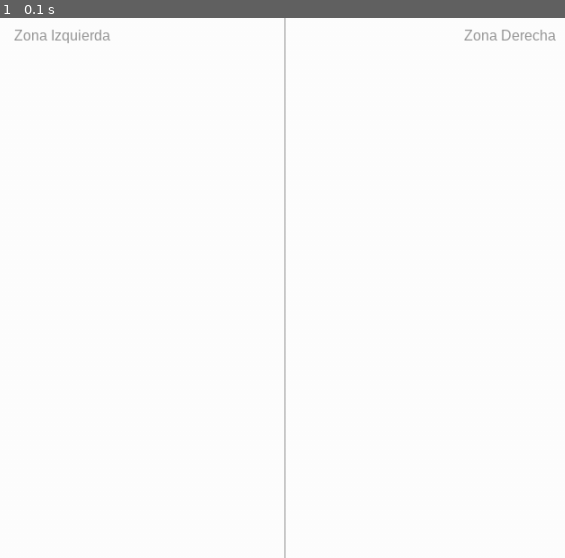
Above: before the commit, frame 1.
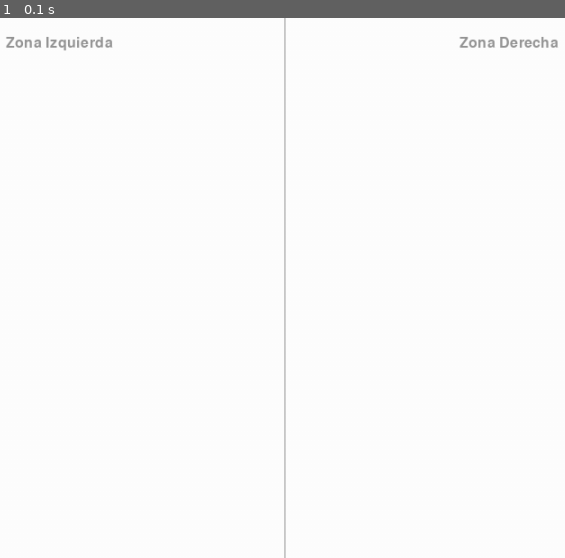
Above: after the commit, the same moment.

Repository: leddd/telar_mj
Game: pygame game, started from pygame_test.py
Same seed, same stepped clock (60 frames per second), same inputs: the game is played once before the commit and once after it.
Inputs:
- Up to frame 1 (0.1 s): no input

The runs differ from the first frame. In frame 1, 0.6% of the frame differs, in the area x 1-99%, y 2-7%.

Commit message:
Update pygame_test.py

Diff:
--- a/pygame_test.py
+++ b/pygame_test.py
@@ -1,106 +1,109 @@
 import pygame
+import math
 import random
-import math
-from pygame.math import Vector2
+import sys
 
+# Setup
 pygame.init()
-
 WIDTH, HEIGHT = 1000, 600
 FPS = 60
-NUM_KEYS = 12
-KEYS = ['a','w','s','e','d','f','t','g','y','h','u','j']
-
 screen = pygame.display.set_mode((WIDTH, HEIGHT))
-pygame.display.set_caption("Visual Keyboard")
+pygame.display.set_caption("Bezier Key Visualizer")
 clock = pygame.time.Clock()
 
-font = pygame.font.SysFont("Arial", 16)
-
-frame_count = 0
+# Key mapping
+KEYS = ['a','w','s','e','d','f','t','g','y','h','u','j']
+NUM_KEYS = len(KEYS)
 
 class KeyStroke:
     def __init__(self, idx):
         self.idx = idx
-        self.duration = FPS * 2  # 2 seconds
+        self.duration = FPS * 2
         self.start_frame = -self.duration
         self.original_curves = []
         self.animated_curves = []
 
-        base_x = ((idx / (NUM_KEYS - 1)) * (WIDTH - 40)) + 20
+        base_x = (idx / (NUM_KEYS - 1)) * (WIDTH - 40) + 20
         base_y = HEIGHT // 2
-        self.base_pos = Vector2(base_x, base_y)
+        self.base_pos = (base_x, base_y)
 
     def generate_curves(self):
         self.original_curves.clear()
         self.animated_curves.clear()
         for _ in range(3):
             ampl = random.uniform(40, 120)
-            base_curve = [self.base_pos + Vector2(random.uniform(-ampl, ampl), random.uniform(-ampl, ampl)) for _ in range(4)]
-            self.original_curves.append(base_curve)
-            self.animated_curves.append([pt.copy() for pt in base_curve])
+            curve = []
+            for _ in range(4):
+                x = self.base_pos[0] + random.uniform(-ampl, ampl)
+                y = self.base_pos[1] + random.uniform(-ampl, ampl)
+                curve.append([x, y])
+            self.original_curves.append(curve)
+            self.animated_curves.append([p.copy() for p in curve])
 
-    def activate(self):
+    def activate(self, frame):
         self.generate_curves()
-        self.start_frame = frame_count
+        self.start_frame = frame
 
-    def update(self, surface):
-        frames_passed = frame_count - self.start_frame
+    def update(self, frame, surface):
+        frames_passed = frame - self.start_frame
         if frames_passed < 0 or frames_passed > self.duration:
             return
 
         pct = frames_passed / self.duration
         if pct < 0.25:
-            alpha = int(pct / 0.25 * 255)
+            alpha = int(255 * (pct / 0.25))
         elif pct > 0.75:
-            alpha = int((1 - (pct - 0.75) / 0.25) * 255)
+            alpha = int(255 * ((1 - pct) / 0.25))
         else:
             alpha = 255
+
+        stroke_color = (0, 0, 0, alpha)
+        curve_surface = pygame.Surface((WIDTH, HEIGHT), pygame.SRCALPHA)
 
         for i in range(len(self.original_curves)):
             original = self.original_curves[i]
             animated = self.animated_curves[i]
             for j in range(4):
-                animated[j].x = original[j].x + 5 * math.sin(math.radians(frame_count * 5 + self.idx * 20 + j * 50))
-                animated[j].y = original[j].y + 5 * math.cos(math.radians(frame_count * 7 + self.idx * 15 + j * 30))
+                ox, oy = original[j]
+                dx = 5 * math.sin(math.radians(frame * 5 + self.idx * 20 + j * 50))
+                dy = 5 * math.cos(math.radians(frame * 7 + self.idx * 15 + j * 30))
+                animated[j][0] = ox + dx
+                animated[j][1] = oy + dy
 
-            points = [(p.x, p.y) for p in animated]
-            draw_bezier(surface, points, alpha)
+            pygame.draw.lines(curve_surface, stroke_color, False, animated, 2)
 
-def draw_bezier(surface, points, alpha):
-    # Approximate bezier with many points
-    def bezier_interp(t):
-        x = (1 - t)**3 * points[0][0] + 3 * (1 - t)**2 * t * points[1][0] + 3 * (1 - t) * t**2 * points[2][0] + t**3 * points[3][0]
-        y = (1 - t)**3 * points[0][1] + 3 * (1 - t)**2 * t * points[1][1] + 3 * (1 - t) * t**2 * points[2][1] + t**3 * points[3][1]
-        return (x, y)
+        surface.blit(curve_surface, (0, 0))
 
-    bezier_points = [bezier_interp(t / 20) for t in range(21)]
-    for i in range(len(bezier_points) - 1):
-        pygame.draw.line(surface, (0, 0, 0, alpha), bezier_points[i], bezier_points[i + 1], 2)
+keystrokes = [KeyStroke(i) for i in range(NUM_KEYS)]
+frame_count = 0
 
-# Initialize keystrokes
-keystrokes = [KeyStroke(i) for i in range(NUM_KEYS)]
-
+# Main loop
 running = True
 while running:
     screen.fill((255, 255, 255))
+    pygame.draw.line(screen, (200, 200, 200), (WIDTH // 2, 0), (WIDTH // 2, HEIGHT), 2)
+
+    font = pygame.font.SysFont(None, 24)
+    label_left = font.render("Zona Izquierda", True, (150, 150, 150))
+    label_right = font.render("Zona Derecha", True, (150, 150, 150))
+    screen.blit(label_left, (WIDTH // 4 - label_left.get_width() // 2, 20))
+    screen.blit(label_right, (3 * WIDTH // 4 - label_right.get_width() // 2, 20))
+
+    for k in keystrokes:
+        k.update(frame_count, screen)
+
+    pygame.display.flip()
+    clock.tick(FPS)
     frame_count += 1
-
-    pygame.draw.line(screen, (200, 200, 200), (WIDTH//2, 0), (WIDTH//2, HEIGHT), 2)
-    screen.blit(font.render("Zona Izquierda", True, (150, 150, 150)), (WIDTH//4 - 50, 10))
-    screen.blit(font.render("Zona Derecha", True, (150, 150, 150)), (3*WIDTH//4 - 50, 10))
-
-    for stroke in keystrokes:
-        stroke.update(screen)
 
     for event in pygame.event.get():
         if event.type == pygame.QUIT:
             running = False
         elif event.type == pygame.KEYDOWN:
-            if event.unicode in KEYS:
-                idx = KEYS.index(event.unicode)
-                keystrokes[idx].activate()
-
-    pygame.display.flip()
-    clock.tick(FPS)
+            key_char = pygame.key.name(event.key)
+            if key_char in KEYS:
+                idx = KEYS.index(key_char)
+                keystrokes[idx].activate(frame_count)
 
 pygame.quit()
+sys.exit()
